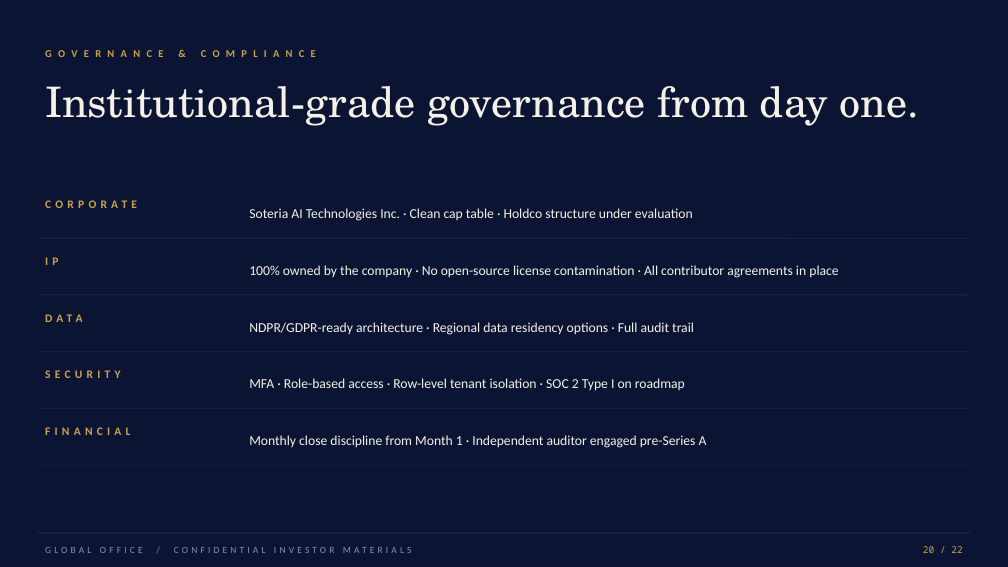
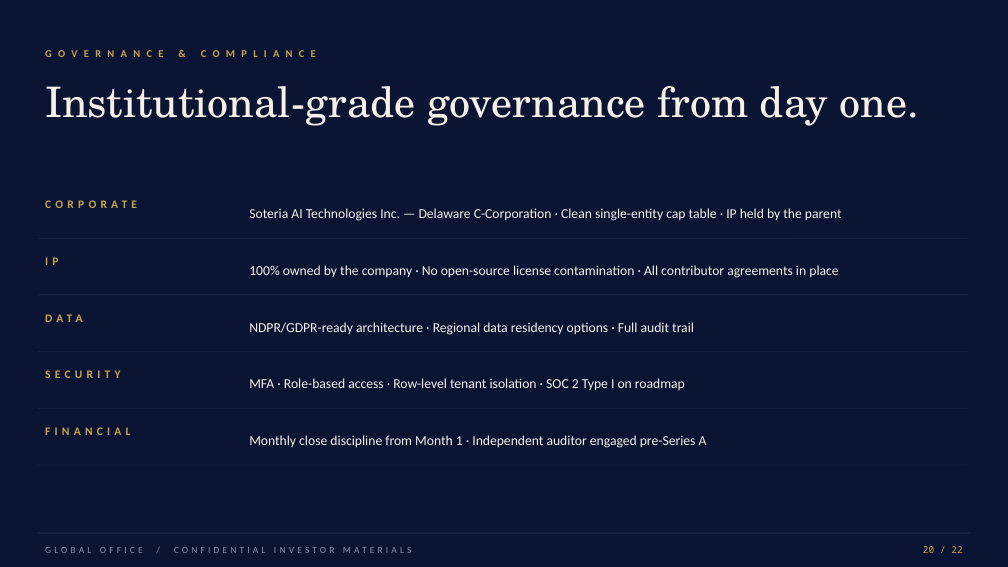
Before and after one commit to Brunny2023/intelligent-office, a slide deck: slide 28 of public/investor-pack/Global-Office-Investor-Deck.pptx (slide 27 before the commit). Drawn at 1008x567 pixels with LibreOffice and Linux fonts; fonts in the diff are those of the drawing. Boxes give left, top, right and bottom in pixels: in the first picture for what was removed or moved away, otherwise in the second. Text is boxed around its words. In the diff, an @@ line names an element or a change of style, - is before the commit and + after.

```diff
--- a/public/investor-pack/Global-Office-Investor-Deck.pptx
+++ b/public/investor-pack/Global-Office-Investor-Deck.pptx
@@ text at box(249, 208, 842, 221): text changed @@
-Soteria AI Technologies Inc. · Clean cap table · Holdco structure under evaluation
+Soteria AI Technologies Inc. — Delaware C-Corporation · Clean single-entity cap table · IP held by the parent
```
Also in this commit, not shown: 1 other slide changed, 1 slide added.
